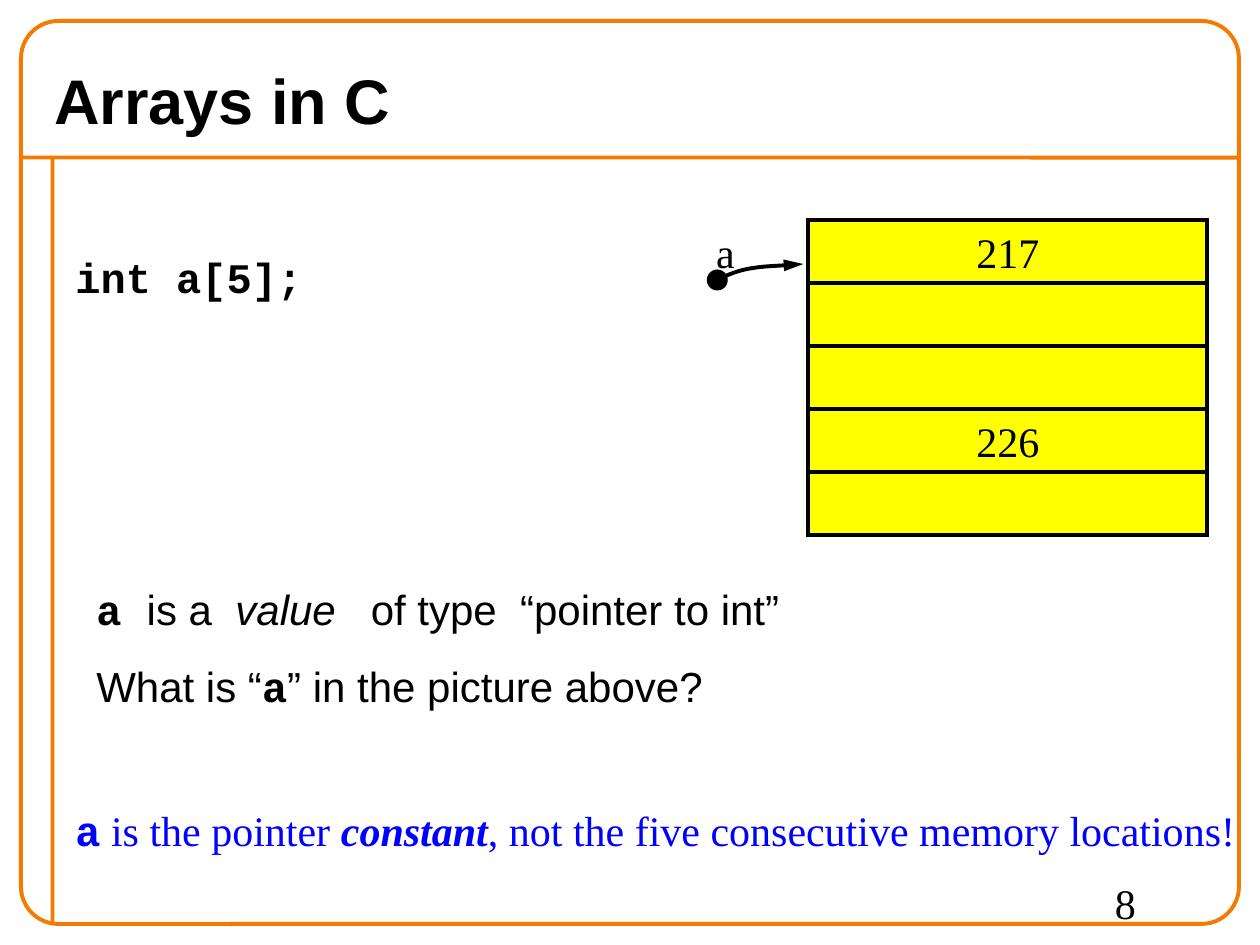
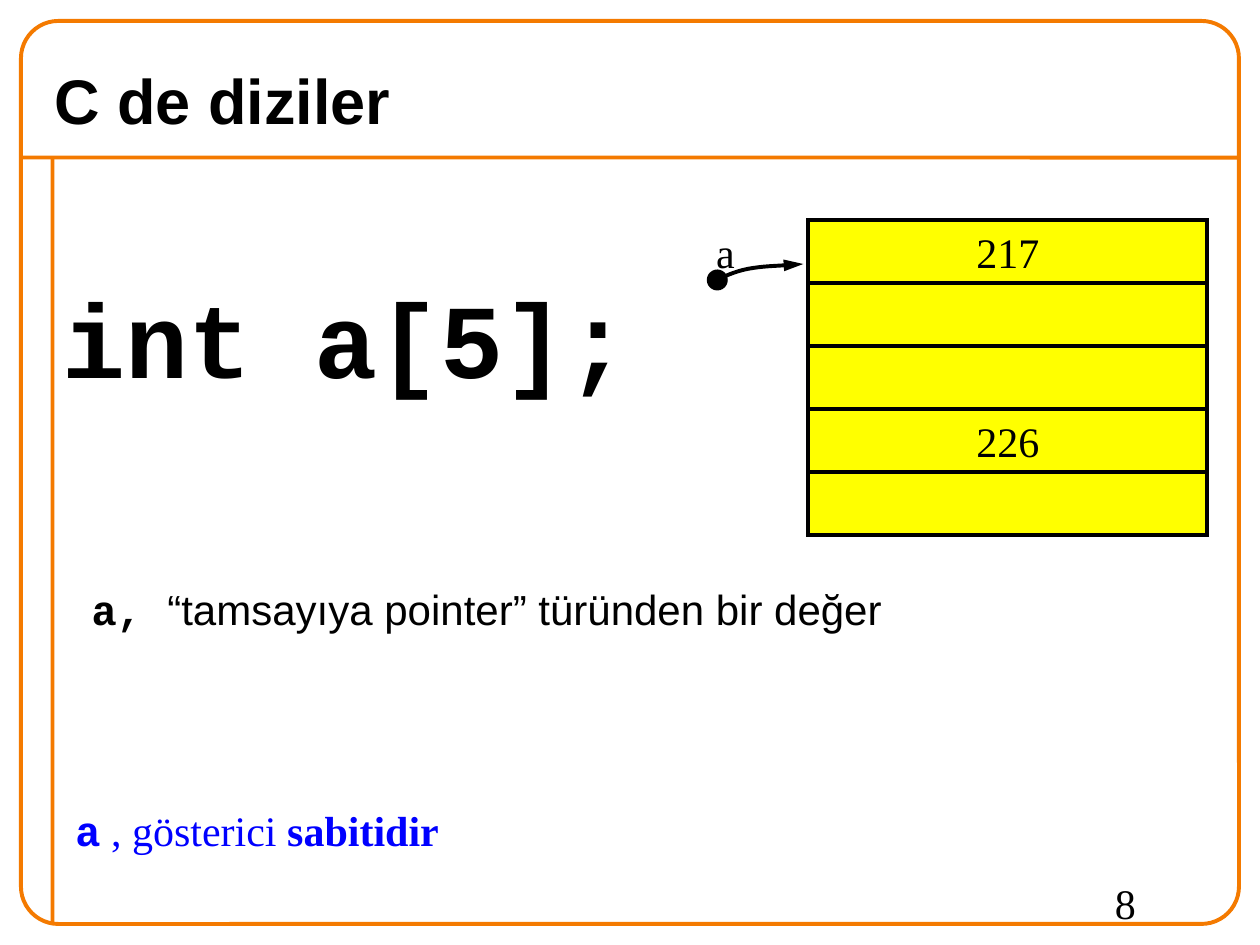
Before and after one commit to 19ceng/ceng201pro, a slide deck: slide 8 of 03varPoiArr.odp. Drawn at 1260x945 pixels with LibreOffice and Linux fonts; fonts in the diff are those of the drawing; background and template pictures are left out. Boxes give left, top, right and bottom in pixels: in the first picture for what was removed or moved away, otherwise in the second. Text is boxed around its words. In the diff, an @@ line names an element or a change of style, - is before the commit and + after.

```diff
--- a/03varPoiArr.odp
+++ b/03varPoiArr.odp
@@ title at [54,78,390,125]: text changed @@
-Arrays in C
+C de diziler
@@ text "int a[5];": place and size @@
-text "int a[5];" at [75,262,302,302]
+text "int a[5];" at [62,302,629,400]
@@ text "int a[5];" at [62,302,629,400]: size 24 to 60 pt @@
@@ text added at [92,594,881,633], 24 pt, text #000000 @@
+a, “tamsayıya pointer” türünden bir değer
@@ text removed at [96,594,779,711] @@
-a is a value of type “pointer to int”
-What is “a” in the picture above?
@@ text at [75,817,439,855]: text changed; bold on @@
-a is the pointer constant, not the five consecutive memory locations!
+a , gösterici sabitidir
```
Also in this commit, not shown: 20 other slides changed, 5 slides added, 6 slides removed, 2 other files.
